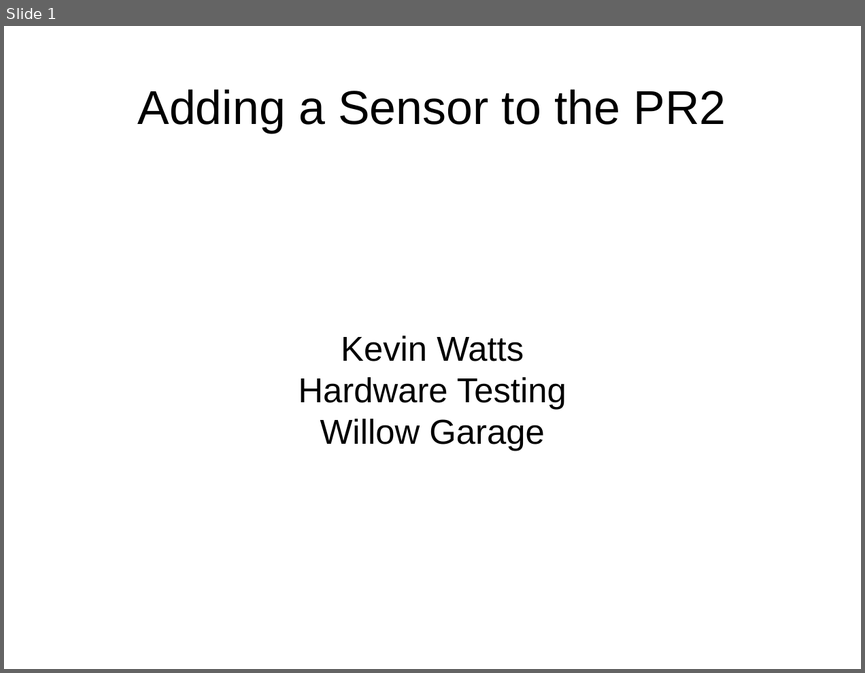
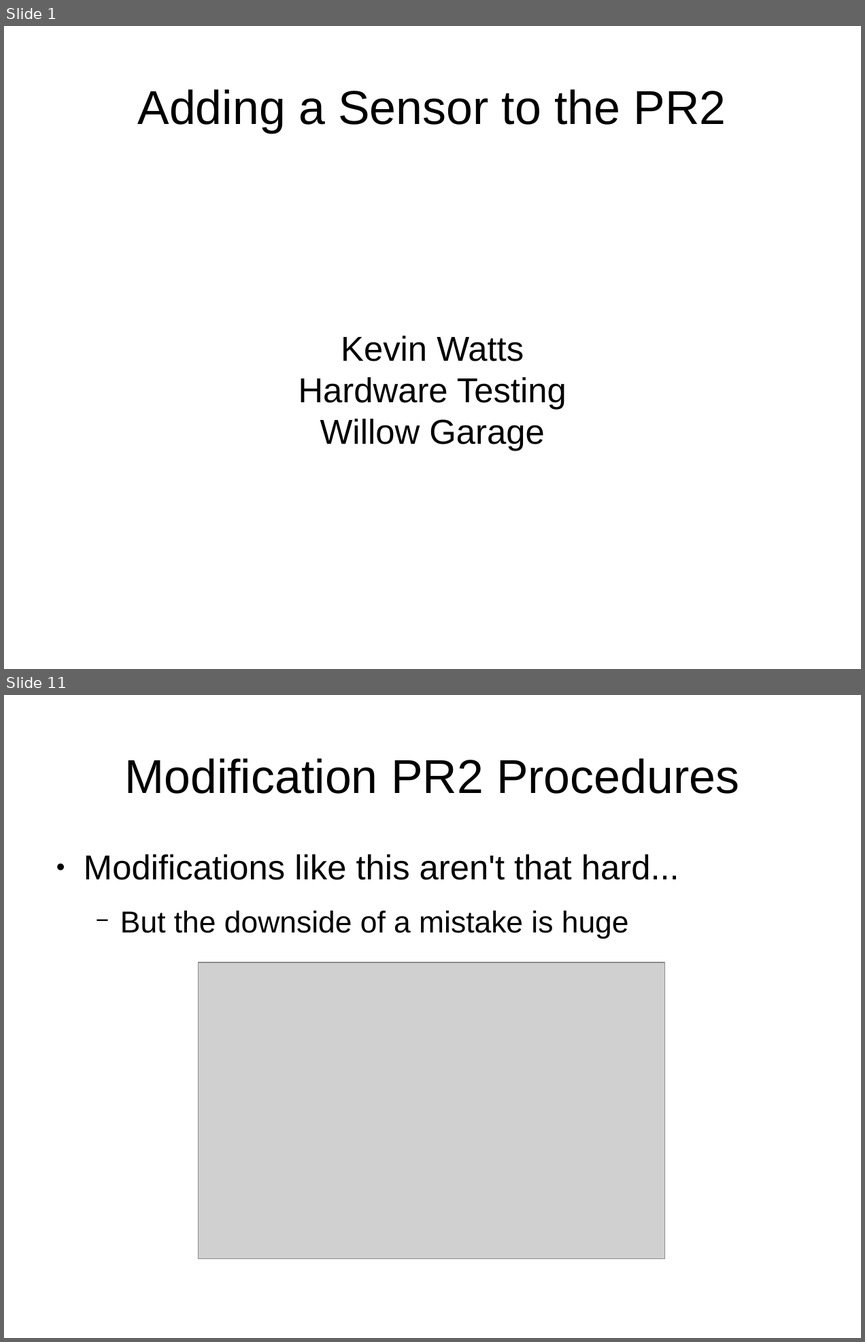
Before and after one commit to PR2/pr2_docs, a slide deck: pr2_training_workshop/modifying_pr2/adding_sensor.odp. Shown one above the other, each under a label of ours: slide 1 before the commit, slides 1 and 11 after it; the slides between them are not shown. The pictures are 865x673 and 865x1342 pixels, drawn with LibreOffice and Linux fonts; fonts in the diff are those of the drawing; grey boxes stand for pictures. Boxes give left, top, right and bottom in pixels: in the first picture for what was removed or moved away, otherwise in the second. Text is boxed around its words. In the diff, an @@ line names an element or a change of style, - is before the commit and + after.

Commit message:
Adding a sensor has links to tutorials, pictures, instructions. #29

```diff
--- a/pr2_training_workshop/modifying_pr2/adding_sensor.odp
+++ b/pr2_training_workshop/modifying_pr2/adding_sensor.odp
@@ slide 11 added at [4, 695, 861, 1338], background #FFFFFF @@
@@ title added at [124, 758, 739, 794], 44 pt, text #000000 @@
+Modification PR2 Procedures
@@ text added at [84, 854, 679, 938], 32 pt, text #000000 @@
+● Modifications like this aren't that hard...
+  − But the downside of a mistake is huge
@@ picture added at [198, 962, 665, 1259] @@
```
Also in this commit, not shown: 7 slides changed, 6 other slides added, 2 slides removed.
